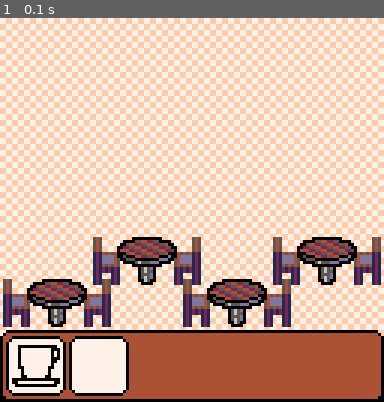
Above: before the commit, frame 1.
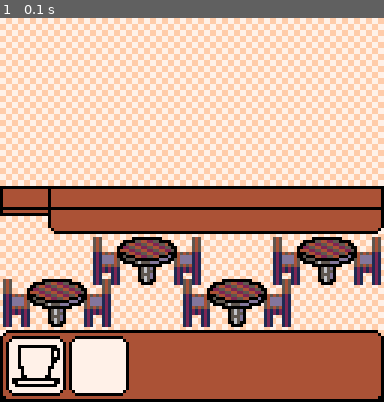
Above: after the commit, the same moment.

Repository: ditrytus/coffee-central
Game: PICO-8 cartridge carts/coffee-central.p8
The game is run twice, just before and just after one commit, with the same random seed, the same clock (stepped at 60 frames per second) and the same inputs.
Inputs:
- Up to frame 1 (0.1 s): no input

The runs differ from the first frame. In frame 1, 12% of the frame differs, in the area x 0-100%, y 43-57%.

Commit message:
Drawing counter.

Diff:
--- a/carts/coffee-central.p8
+++ b/carts/coffee-central.p8
@@ -9,6 +9,7 @@
 function _init()
  initSprites();
  initMenu();
+ initCounter();
 end
 
 function _update()
@@ -16,6 +17,8 @@
 
 function _draw()
  drawBackground();
+ drawCounter();
+ drawTables();
  drawMenu();
 end
 
@@ -24,13 +27,6 @@
  rectfill(0, 0, 127, 115, mixColor(peach, white));
  rectfill(0, 115, 127, 127, black);
  fillp(0);
-
- drawTable(Point:new(39,73));
- drawTable(Point:new(99,73));
-
- drawTable(Point:new(9,87));
- drawTable(Point:new(69,87));
-
 end
 
 -- SPRITES
@@ -72,10 +68,34 @@
 
 -- TABLES
 
+function drawTables()
+ drawTable(Point:new(39,73));
+ drawTable(Point:new(99,73));
+
+ drawTable(Point:new(9,87));
+ drawTable(Point:new(69,87));
+end
+
 function drawTable(pos)
  drawSprite(sprite.chair, pos + Point:new(-8, 0));
  drawSprite(sprite.chair, pos + Point:new(sprite.table.rect.width - 1, 0), true);
  drawSprite(sprite.table, pos);
+end
+
+-- COUNTER
+
+function initCounter()
+ counterRect = gridToScreen(Rectangle:new(2, 7, 14, 2));
+ counterSurfaceRect = gridToScreen(Rectangle:new(2, 7, 14, 1));
+ passageRect = gridToScreen(Rectangle:new(0, 7, 2, 1));
+ passageRect.width += 1;
+end
+
+function drawCounter()
+ roundRect(counterRect, 3, black, brown);
+ borderRect(counterSurfaceRect, brown, black);
+ borderRect(passageRect:move(Point:new(0, 2)), brown, black);
+ borderRect(passageRect, brown, black);
 end
 
 -- MENU
@@ -205,7 +225,7 @@
 
 -- DRAW ROUNDED RECTANGLES
 
-function roundRect(rectangle, rad, borderColor, fillColor)
+function roundRect(rectangle, rad, borderColor, fillColor, fillPattern)
  local rectPos = rectangle:pos();
  local radPoint = Point:new(rad, rad);
 
@@ -214,6 +234,8 @@
  local bottom_left = Point:new(rectangle.x + rad, rectangle.y + rectangle.height - rad);
  local bottom_right = Point:new(rectangle.x + rectangle.width - rad, rectangle.y + rectangle.height - rad);
 
+ iffillp(fillPattern);
+
  drawCorner(rectangle:pos(), top_left, rad, fillColor, borderColor);
 
  drawCorner(
@@ -241,6 +263,7 @@
  borderRect(rectangle, fillColor, borderColor);
 
  clip();
+ fillp();
 end
 
 function drawCorner(clipPoint, circPoint, rad, fillColor, borderColor)
@@ -251,14 +274,22 @@
  pcirc(circPoint, rad, borderColor);
 end
 
-function borderRect(rectangle, fillColor, borderColor)
+function borderRect(rectangle, fillColor, borderColor, fillPattern)
  if fillColor != nil then
+  iffillp(fillPattern);
   rrectfill(rectangle, fillColor);
  end
  rrect(rectangle, borderColor);
+ fillp();
 end
 
 -- OTHER
+
+function iffillp(fillPattern)
+ if fillPattern != nil then
+  fillp(fillPattern);
+ end
+end
 
 function rectX2(rectangle)
  return rectangle.x + rectangle.width - 1;
